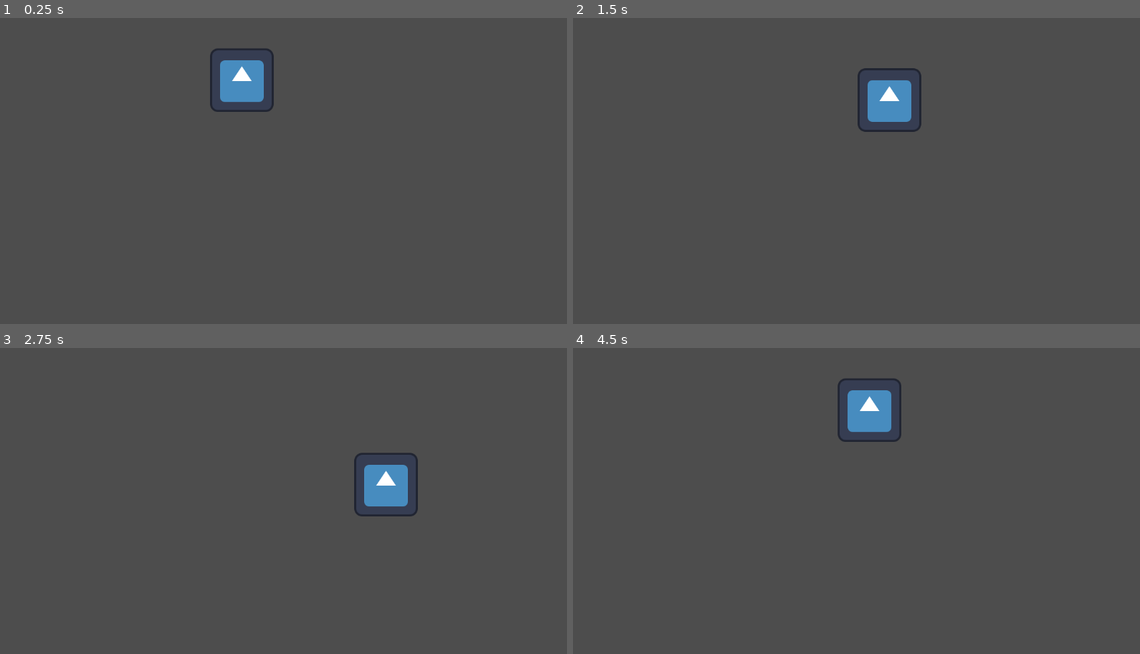
Above: before the commit, frames 1-4 (two rows, left to right).
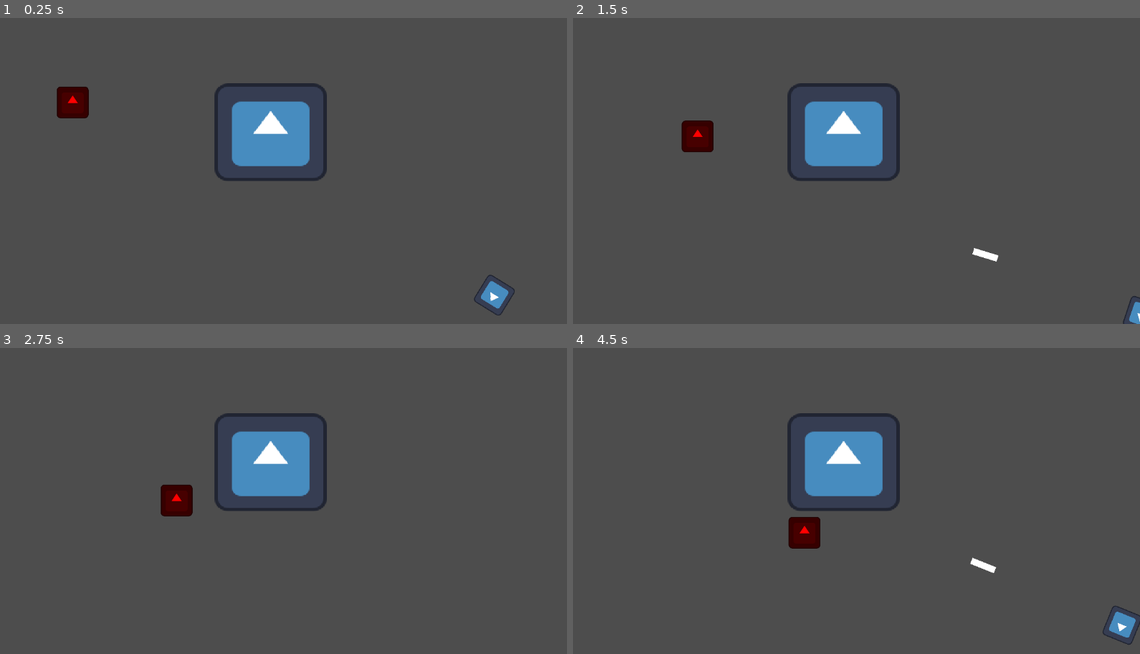
Above: after the commit, the same moments.

Repository: paperparrot5010/Sop_jam
Game: Godot game, scene res://main file/main.tscn
Same seed, same stepped clock (60 frames per second), same inputs: the game is played once before the commit and once after it. The engine's default icon, where the game draws it, is replaced by a stand-in: a white triangle on a blue panel in a dark square.
Inputs (mouse positions are in pixels of both pictures, inside the frame that each line leads up to):
- Up to frame 1 (0.25 s): no input
- Up to frame 2 (1.5 s): move the mouse to (981, 146) at 0.52 s; hold D (right) 0.53-1.28 s; click (981, 146) at 0.6 s; move the mouse to (737, 180) at 1.27 s; hold S (down) from 1.28 s (still down); click (737, 180) at 1.35 s
- Up to frame 3 (2.75 s): move the mouse to (340, 421) at 2.02 s; release S (down) at 2.03 s; hold D (right) from 2.03 s (still down); click (340, 421) at 2.1 s
- Up to frame 4 (4.5 s): move the mouse to (822, 556) at 2.77 s; release D (right) at 2.78 s; hold W (up) 2.78-3.53 s; click (822, 556) at 2.85 s; move the mouse to (1026, 540) at 3.52 s; hold A (left) from 3.53 s (still down); click (1026, 540) at 3.6 s; move the mouse to (680, 445) at 4.27 s; click (680, 445) at 4.35 s

The runs differ from the first frame. In frame 1, 5.8% of the frame differs, in the area x 9-91%, y 9-98%; in frame 2, 5.3%; in frame 3, 5.6%; in frame 4, 5.8%, in the area x 37-100%, y 9-97%.

Commit message:
bullet

Diff:
--- a/Enemy/enemy.gd
+++ b/Enemy/enemy.gd
@@ -1 +1,47 @@
 extends CharacterBody2D
+
+@export var speed = 100.0
+@onready var navigation_agent: NavigationAgent2D = $NavigationAgent2D
+
+var player_node: Node2D = null
+
+func _ready():
+	# Find the player node. This assumes the player is named 'Player' in the scene.
+	# You might need to adjust this if your player node has a different name or path.
+	player_node = get_tree().get_first_node_in_group("PlayerGroup")
+	if player_node == null:
+		print("Enemy AI: Error: Player node not found in 'PlayerGroup'.")
+		return
+	else:
+		print("Enemy AI: Player node found: ", player_node.name)
+
+	# Set navigation agent properties (adjust as needed)
+	navigation_agent.path_desired_distance = 4.0
+	navigation_agent.target_desired_distance = 4.0
+
+func _physics_process(delta: float) -> void:
+	if player_node == null:
+		return
+
+	# Set the player's position as the target for the navigation agent
+	navigation_agent.target_position = player_node.global_position
+	# Debug: Print target position
+	# print("Enemy AI: Target Position: ", navigation_agent.target_position)
+
+	# If the navigation is finished (reached target or no path), do nothing
+	if navigation_agent.is_navigation_finished():
+		velocity = Vector2.ZERO
+		# Debug: Print if navigation is finished
+		# print("Enemy AI: Navigation Finished.")
+		return
+
+	# Get the next point on the path from the navigation agent
+	var current_agent_position: Vector2 = global_position
+	var next_path_position: Vector2 = navigation_agent.get_next_path_position()
+
+	# Debug: Print next path position
+	# print("Enemy AI: Next Path Position: ", next_path_position)
+
+	# Calculate the direction to the next path point and move towards it
+	velocity = current_agent_position.direction_to(next_path_position) * speed
+	move_and_slide()
--- a/Enemy/enemy.tscn
+++ b/Enemy/enemy.tscn
@@ -1,18 +1,24 @@
 [gd_scene load_steps=4 format=3 uid="uid://b0bc4nfc0uumy"]
 
-[ext_resource type="Script" uid="uid://brntii8gbwnew" path="res://character_body_2d.gd" id="1_px1sc"]
+[ext_resource type="Script" uid="uid://cn8p4ox8w82lm" path="res://Enemy/enemy.gd" id="1_px1sc"]
 [ext_resource type="Texture2D" uid="uid://b1cxpkx0i0f55" path="res://icon.svg" id="2_am0pq"]
 
 [sub_resource type="RectangleShape2D" id="RectangleShape2D_eqilm"]
 size = Vector2(127, 124)
 
-[node name="Enemy" type="CharacterBody2D"]
+[node name="Enemy" type="CharacterBody2D" groups=["EnemyGroup"]]
 script = ExtResource("1_px1sc")
 
 [node name="CollisionShape2D" type="CollisionShape2D" parent="."]
 position = Vector2(-0.5, 0)
+scale = Vector2(0.5, 0.5)
 shape = SubResource("RectangleShape2D_eqilm")
 
 [node name="Sprite2D" type="Sprite2D" parent="."]
 modulate = Color(1, 0, 0, 1)
+scale = Vector2(0.5, 0.5)
 texture = ExtResource("2_am0pq")
+
+[node name="NavigationAgent2D" type="NavigationAgent2D" parent="."]
+path_desired_distance = 3.0
+target_desired_distance = 3.0
--- /dev/null
+++ b/Player/bullet.gd
@@ -0,0 +1,14 @@
+extends Area2D
+
+var pos:Vector2
+var rota:float
+var dir:float
+var speed = 2000
+
+func _ready() -> void:
+	global_position = pos
+	global_rotation = rota
+
+#func _physics_process(delta: float) -> void:
+	#velocity = Vector2(speed,0).rotated(dir)
+	#move_and_slide()
--- /dev/null
+++ b/Player/bullet.gdshader
@@ -0,0 +1,9 @@
+shader_type canvas_item;
+
+
+
+void fragment() {
+
+	COLOR = vec4(1.0,1.0,1.0,1.0);
+
+}
--- /dev/null
+++ b/Player/bullet.tscn
@@ -0,0 +1,24 @@
+[gd_scene load_steps=6 format=3 uid="uid://boepe4su1tvjc"]
+
+[ext_resource type="Script" uid="uid://dunrkt45wl0j6" path="res://Player/bullet.gd" id="1_d7yj7"]
+[ext_resource type="Texture2D" uid="uid://b1cxpkx0i0f55" path="res://icon.svg" id="1_kxw81"]
+[ext_resource type="Shader" uid="uid://kkpvugq5q8po" path="res://Player/bullet.gdshader" id="2_ggrph"]
+
+[sub_resource type="RectangleShape2D" id="RectangleShape2D_tqmay"]
+size = Vector2(26, 7)
+
+[sub_resource type="ShaderMaterial" id="ShaderMaterial_d7yj7"]
+shader = ExtResource("2_ggrph")
+
+[node name="Bullet" type="Area2D"]
+script = ExtResource("1_d7yj7")
+
+[node name="CollisionShape2D" type="CollisionShape2D" parent="."]
+position = Vector2(7, -2.5)
+shape = SubResource("RectangleShape2D_tqmay")
+
+[node name="Sprite2D" type="Sprite2D" parent="."]
+material = SubResource("ShaderMaterial_d7yj7")
+position = Vector2(7, -2.5)
+scale = Vector2(0.203125, 0.0546875)
+texture = ExtResource("1_kxw81")
--- /dev/null
+++ b/Player/bullet2.gdshader
@@ -0,0 +1,9 @@
+shader_type canvas_item;
+
+
+
+void fragment() {
+
+	COLOR = vec4(1.0,1.0,1.0,1.0);
+
+}
--- /dev/null
+++ b/Player/bullet2.tscn
@@ -0,0 +1,38 @@
+[gd_scene load_steps=8 format=3 uid="uid://dk3klxoawex04"]
+
+[ext_resource type="Script" uid="uid://kqasy8hnt32e" path="res://Player/bullet_2.gd" id="1_hvvto"]
+[ext_resource type="Texture2D" uid="uid://b1cxpkx0i0f55" path="res://icon.svg" id="1_repfj"]
+[ext_resource type="Shader" uid="uid://b7i2msvqh0h2h" path="res://Player/bullet2.gdshader" id="2_3i201"]
+[ext_resource type="PackedScene" uid="uid://cb4q6ksvgsuyh" path="res://Collectabel objects/crystal.tscn" id="2_ahnqb"]
+
+[sub_resource type="ShaderMaterial" id="ShaderMaterial_5r84k"]
+shader = ExtResource("2_3i201")
+
+[sub_resource type="RectangleShape2D" id="RectangleShape2D_ahnqb"]
+size = Vector2(49, 11)
+
+[sub_resource type="RectangleShape2D" id="RectangleShape2D_hvvto"]
+size = Vector2(51, 13)
+
+[node name="Bullet" type="CharacterBody2D"]
+script = ExtResource("1_hvvto")
+crystal_scene = ExtResource("2_ahnqb")
+
+[node name="Sprite2D" type="Sprite2D" parent="."]
+material = SubResource("ShaderMaterial_5r84k")
+position = Vector2(2.5, -1.5)
+scale = Vector2(0.398438, 0.101562)
+texture = ExtResource("1_repfj")
+
+[node name="CollisionShape2D" type="CollisionShape2D" parent="."]
+position = Vector2(2.5, -1.5)
+shape = SubResource("RectangleShape2D_ahnqb")
+
+[node name="Area2D" type="Area2D" parent="."]
+
+[node name="CollisionShape2D" type="CollisionShape2D" parent="Area2D"]
+position = Vector2(2.5, -1.5)
+shape = SubResource("RectangleShape2D_hvvto")
+debug_color = Color(0.888525, 0.27353, 0.46902, 0.42)
+
+[connection signal="body_entered" from="Area2D" to="." method="_on_area_2d_body_entered"]
--- /dev/null
+++ b/Player/bullet_2.gd
@@ -0,0 +1,25 @@
+extends CharacterBody2D
+@export var crystal_scene: PackedScene
+var pos:Vector2
+var rota:float
+var dir:float
+var speed = 2000
+
+func _ready() -> void:
+	global_position = pos
+	global_rotation = rota
+
+func _physics_process(delta: float) -> void:
+	velocity = Vector2(speed,0).rotated(dir)
+	move_and_slide()
+
+
+func _on_area_2d_body_entered(body: Node2D) -> void:
+	if body.is_in_group("EnemyGroup"):
+		var crystal = crystal_scene.instantiate()
+		#crystal.position = .position
+		body.queue_free()
+		queue_free()
+
+	elif body.is_in_group("MachineGroup") :
+		queue_free()
--- a/Player/player.gd
+++ b/Player/player.gd
@@ -1,8 +1,11 @@
 extends CharacterBody2D
-
+var bullet_path = preload("res://Player/bullet2.tscn")
 var speed = 200
 
 func _physics_process(delta: float) -> void:
+	look_at(get_global_mouse_position())
+	if Input.is_action_just_pressed("shoot"):
+		fire()
 	var input_direction = Vector2.ZERO
 
 	if Input.is_action_pressed("right"):
@@ -16,3 +19,13 @@
 
 	velocity = input_direction.normalized() * speed
 	move_and_slide()
+
+
+
+
+func fire():
+	var bullet = bullet_path.instantiate()
+	bullet.dir = rotation
+	bullet.pos = $Node2D.global_position
+	bullet.rota = global_rotation
+	get_parent().add_child(bullet)
--- a/Player/player.tscn
+++ b/Player/player.tscn
@@ -11,7 +11,12 @@
 
 [node name="CollisionShape2D" type="CollisionShape2D" parent="."]
 position = Vector2(0.5, 1.5)
+scale = Vector2(0.5, 0.5)
 shape = SubResource("RectangleShape2D_4ntmi")
 
 [node name="Sprite2D" type="Sprite2D" parent="."]
+scale = Vector2(0.5, 0.5)
 texture = ExtResource("1_l8h54")
+
+[node name="Node2D" type="Node2D" parent="."]
+position = Vector2(93, 0)
--- a/character_body_2d.gd
+++ /dev/null
@@ -1 +0,0 @@
-extends CharacterBody2D
--- a/main file/main.tscn
+++ b/main file/main.tscn
@@ -1,8 +1,36 @@
-[gd_scene load_steps=2 format=3 uid="uid://bxhodc2rh8n7a"]
+[gd_scene load_steps=6 format=3 uid="uid://bxhodc2rh8n7a"]
 
+[ext_resource type="Texture2D" uid="uid://b1cxpkx0i0f55" path="res://icon.svg" id="1_b8pmt"]
 [ext_resource type="PackedScene" uid="uid://okmrywtn40ld" path="res://Player/player.tscn" id="2_p4uik"]
+[ext_resource type="PackedScene" uid="uid://b0bc4nfc0uumy" path="res://Enemy/enemy.tscn" id="3_p4uik"]
+
+[sub_resource type="NavigationPolygon" id="NavigationPolygon_sd6jy"]
+vertices = PackedVector2Array(687.773, 368.727, 1132.64, 362.219, 1139.27, 362.133, 1146.71, 630.031, 9.92969, 633.961, 418.328, 372.672, 6.0625, -1.96094, 416.891, 143.508, 443.57, 146, 1138.85, 1.96094, 682.781, 150.172, 1134.12, 342.508, 1131.99, 342.633)
+polygons = Array[PackedInt32Array]([PackedInt32Array(0, 1, 2, 3, 4, 5), PackedInt32Array(5, 4, 6, 7), PackedInt32Array(8, 7, 6, 9, 10), PackedInt32Array(10, 9, 11, 12, 0), PackedInt32Array(0, 12, 1)])
+outlines = Array[PackedVector2Array]([PackedVector2Array(109, 42, 415, 1, 426, 1, 430, 636, 396, 363, 1149, 352, 1157, 640, 0, 644, -4, -12, 1149, -8, 1144, 352, 678, 379, 673, 160, 443, 156, 121, 126)])
+
+[sub_resource type="RectangleShape2D" id="RectangleShape2D_ewnu2"]
+size = Vector2(214, 185)
 
 [node name="Main" type="Node2D"]
 
 [node name="Player" parent="." instance=ExtResource("2_p4uik")]
-position = Vector2(498, 157)
+position = Vector2(1006, 590)
+
+[node name="NavigationRegion2D" type="NavigationRegion2D" parent="."]
+visible = false
+navigation_polygon = SubResource("NavigationPolygon_sd6jy")
+
+[node name="StaticBody2D" type="StaticBody2D" parent="." groups=["MachineGroup"]]
+
+[node name="CollisionShape2D" type="CollisionShape2D" parent="StaticBody2D"]
+position = Vector2(553, 262.5)
+shape = SubResource("RectangleShape2D_ewnu2")
+
+[node name="Sprite2D" type="Sprite2D" parent="StaticBody2D"]
+position = Vector2(556, 262)
+scale = Vector2(1.76563, 1.53906)
+texture = ExtResource("1_b8pmt")
+
+[node name="Enemy" parent="." instance=ExtResource("3_p4uik")]
+position = Vector2(138, 189)
--- a/project.godot
+++ b/project.godot
@@ -18,6 +18,8 @@
 [global_group]
 
 PlayerGroup=""
+EnemyGroup=""
+MachineGroup=""
 
 [input]
 
@@ -41,6 +43,11 @@
 "events": [Object(InputEventKey,"resource_local_to_scene":false,"resource_name":"","device":-1,"window_id":0,"alt_press …(192 unchanged characters)…
 ]
 }
+shoot={
+"deadzone": 0.2,
+"events": [Object(InputEventMouseButton,"resource_local_to_scene":false,"resource_name":"","device":-1,"window_id":0,"alt_pressed":false,"shift_pressed":false,"ctrl_pressed":false,"meta_pressed":false,"button_mask":0,"position":Vector2(0, 0),"global_position":Vector2(0, 0),"factor":1.0,"button_index":1,"canceled":false,"pressed":false,"double_click":false,"script":null)
+]
+}
 
 [rendering]
 
Not shown, added: Player/bullet.gd.uid
Not shown, added: Player/bullet.gdshader.uid
Not shown, added: Player/bullet2.gdshader.uid
Not shown, added: Player/bullet_2.gd.uid
